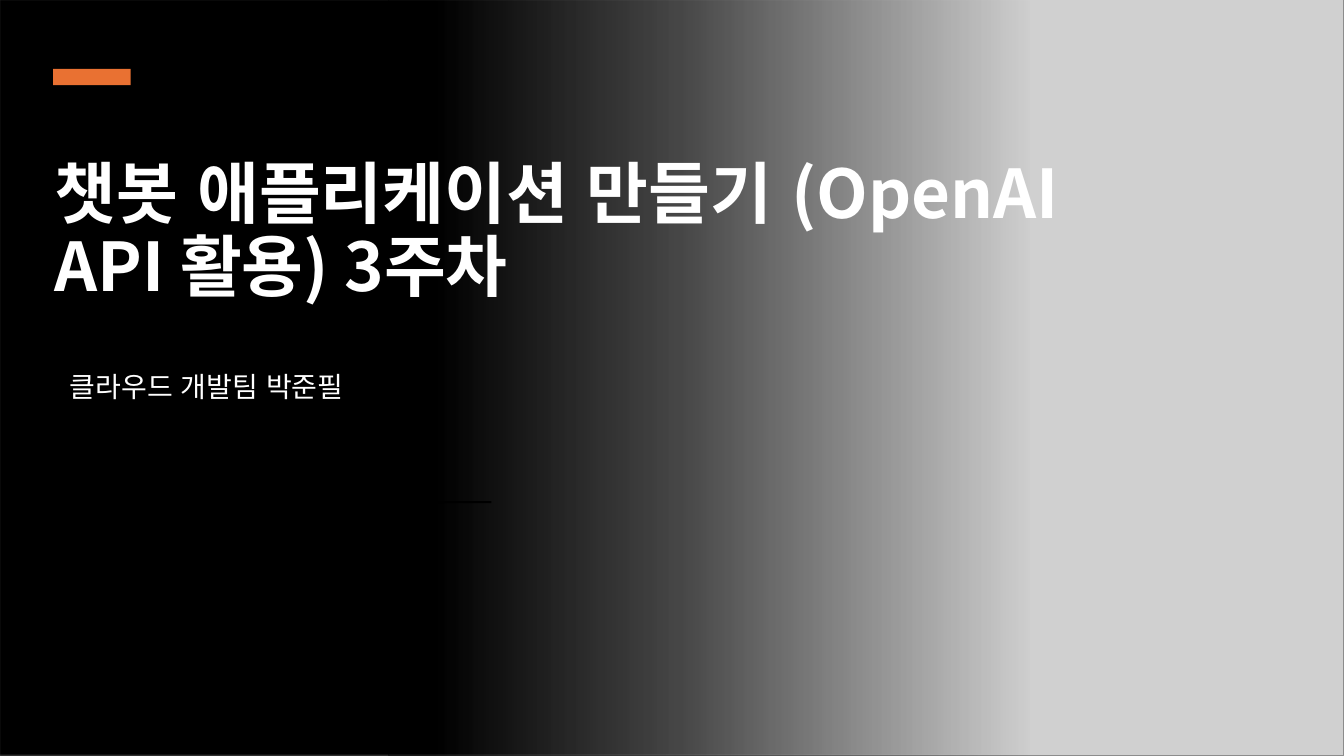
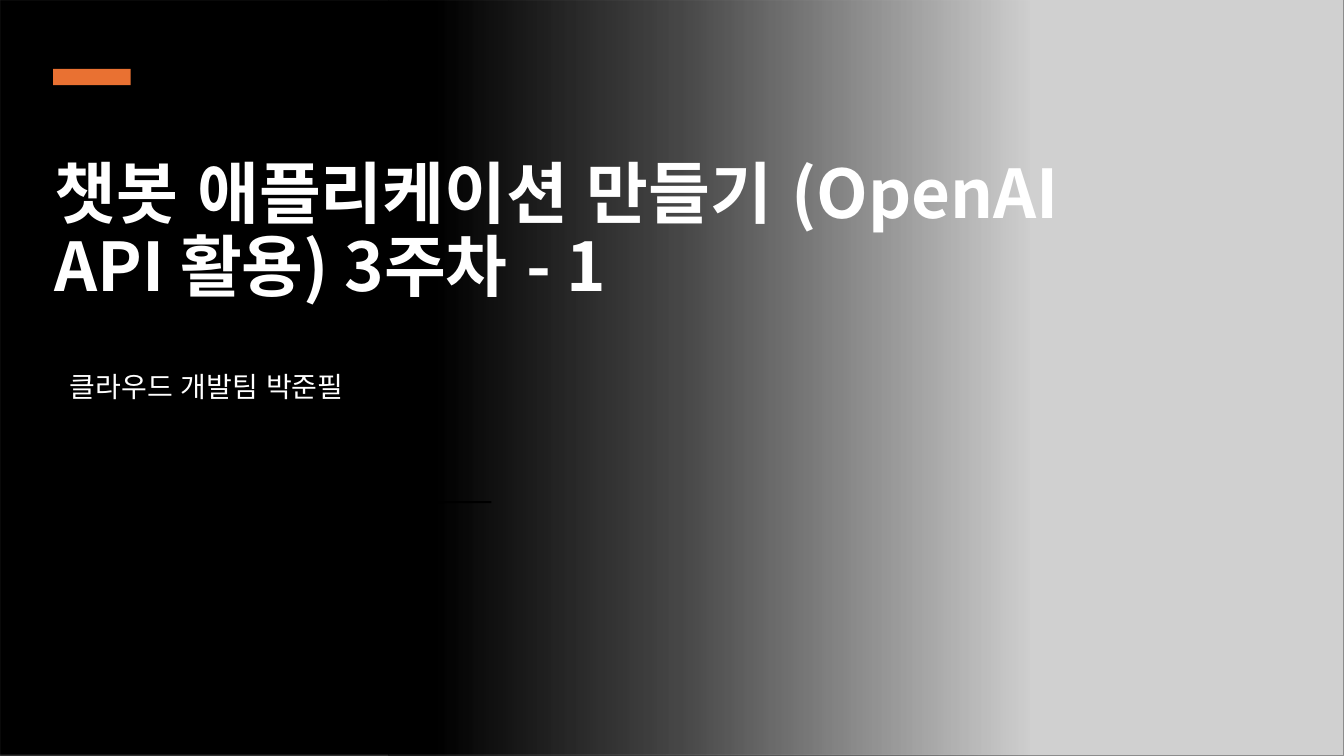
Before and after one commit to fs-jppark/openai-chatbot-class-fasoo, a slide deck: slide 1 of Week03/챗봇 애플리케이션 만들기(OpenAI API 활용) 사내 과정의 과제 3주차.pptx. Drawn at 1344x756 pixels with LibreOffice and Linux fonts; fonts in the diff are those of the drawing; grey boxes stand for pictures. Boxes give left, top, right and bottom in pixels: in the first picture for what was removed or moved away, otherwise in the second. Text is boxed around its words. In the diff, an @@ line names an element or a change of style, - is before the commit and + after.

Commit message:
3주차 강의 자료에 레퍼런스 장표 추가

```diff
--- a/Week03/챗봇 애플리케이션 만들기(OpenAI API 활용) 사내 과정의 과제 3주차.pptx
+++ b/Week03/챗봇 애플리케이션 만들기(OpenAI API 활용) 사내 과정의 과제 3주차.pptx
@@ title at box(55, 150, 1059, 305): text changed @@
-챗봇 애플리케이션 만들기 (OpenAI API 활용) 3주차
+챗봇 애플리케이션 만들기 (OpenAI API 활용) 3주차 - 1
```
Also in this commit, not shown: 3 other slides changed, 2 slides added.
